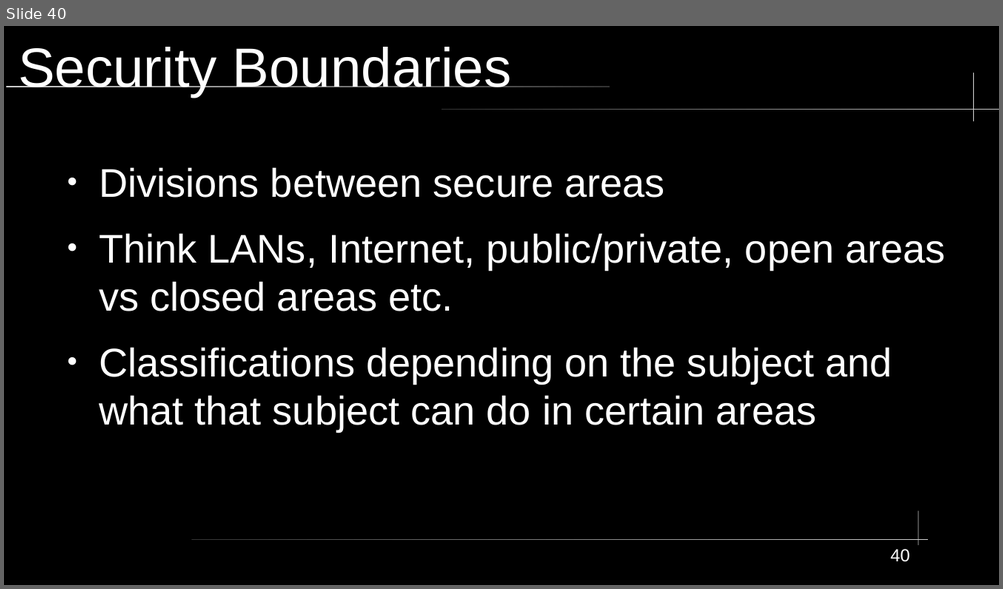
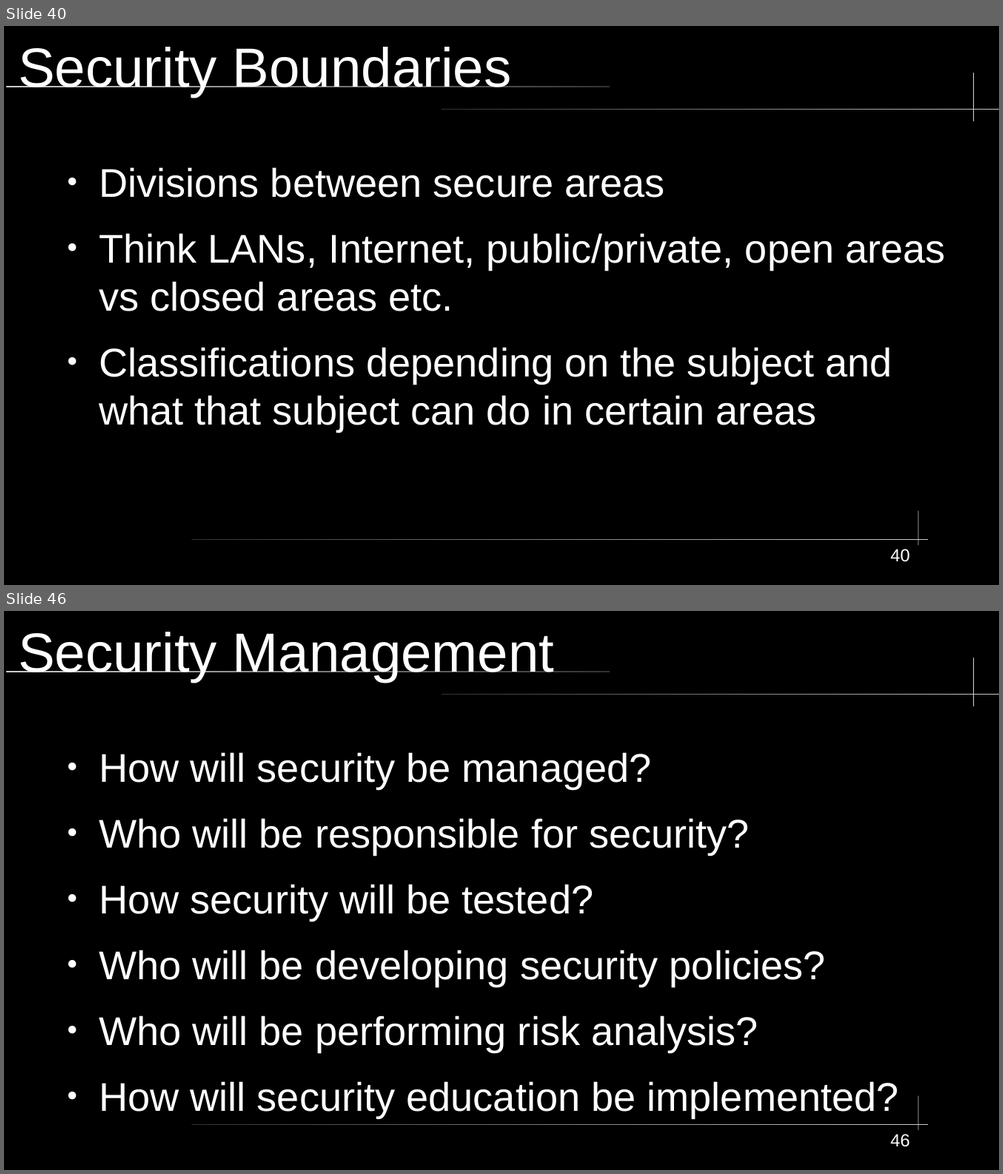
Before and after one commit to City-Colleges-of-Chicago-Cybersecurity/COMPSFI-214, a slide deck: 2026/Spring/powerpoints/Chapter-01-Security-Governance-Through-Principles-and-Policies.odp. Shown one above the other, each under a label of ours: slide 40 before the commit, slides 40 and 46 after it; the slides between them are not shown. The pictures are 1003x589 and 1003x1174 pixels, drawn with LibreOffice and Linux fonts; fonts in the diff are those of the drawing. Boxes give left, top, right and bottom in pixels: in the first picture for what was removed or moved away, otherwise in the second. Text is boxed around its words. In the diff, an @@ line names an element or a change of style, - is before the commit and + after.

```diff
--- a/2026/Spring/powerpoints/Chapter-01-Security-Governance-Through-Principles-and-Policies.odp
+++ b/2026/Spring/powerpoints/Chapter-01-Security-Governance-Through-Principles-and-Policies.odp
@@ slide 46 added at (4,611,999,1170), background #000000; not listed: 5 template elements that a slide beside it also shows @@
@@ title added at (18,632,555,682), 44 pt, text #FFFFFF @@
+Security Management
@@ text added at (99,752,899,1118), 32 pt, text #FFFFFF @@
+● How will security be managed?
+● Who will be responsible for security?
+● How security will be tested?
+● Who will be developing security policies?
+● Who will be performing risk analysis?
+● How will security education be implemented?
@@ page number added at (890,1134,909,1147), 14 pt, text #FFFFFF @@
+46
```
Also in this commit, not shown: 1 slide changed, 11 other slides added, 1 other file.
